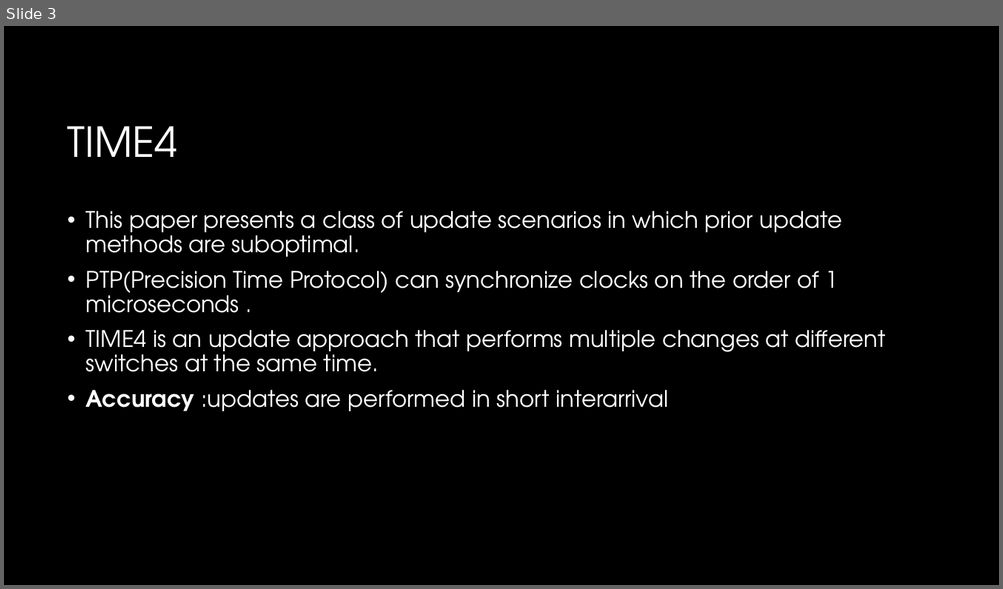
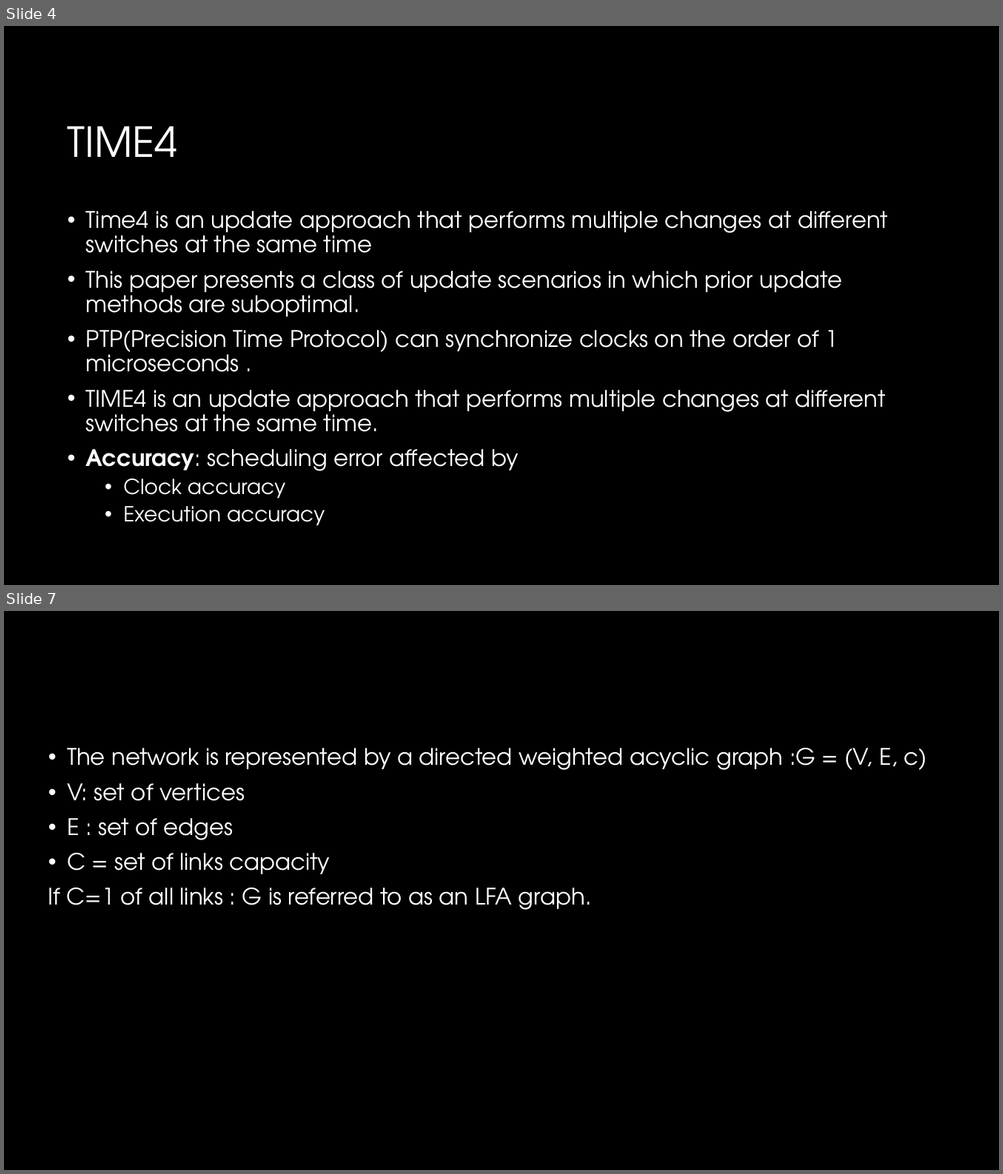
Before and after one commit to arshiarezaei/ConsistentAndFastNetworkUpdateInWirelessTimeSensitiveSoftware-DefinedNetworks, a slide deck: Presentation1.pptx. Shown one above the other, each under a label of ours: slide 3 before the commit, slides 4 and 7 after it; the slides between them are not shown. The pictures are 1003x589 and 1003x1174 pixels, drawn with LibreOffice and Linux fonts; fonts in the diff are those of the drawing; background and template pictures are left out. Boxes give left, top, right and bottom in pixels: in the first picture for what was removed or moved away, otherwise in the second. Text is boxed around its words. In the diff, an @@ line names an element or a change of style, - is before the commit and + after.

```diff
--- a/Presentation1.pptx
+++ b/Presentation1.pptx
@@ slide 7 added at [4, 611, 999, 1170], background #000000 @@
@@ text added at [48, 748, 927, 910], 22 pt, text #FFFFFF @@
+• The network is represented by a directed weighted acyclic graph :G = (V, E, c)
+• V: set of vertices
+• E : set of edges
+• C = set of links capacity
+If C=1 of all links : G is referred to as an LFA graph.
@@ what was slide 3 is now slide 4 @@
@@ slide 4 changed as well @@
@@ text at [86, 211, 888, 253]: paragraph added @@
+• Time4 is an update approach that performs multiple changes at different switches at the same time
@@ text at [86, 449, 518, 526]: text changed @@
-• Accuracy :updates are performed in short interarrival
+• Accuracy: scheduling error affected by
+  • Clock accuracy
+  • Execution accuracy
```
Also in this commit, not shown: 2 other slides changed, 8 other slides added, 2 slides removed.
